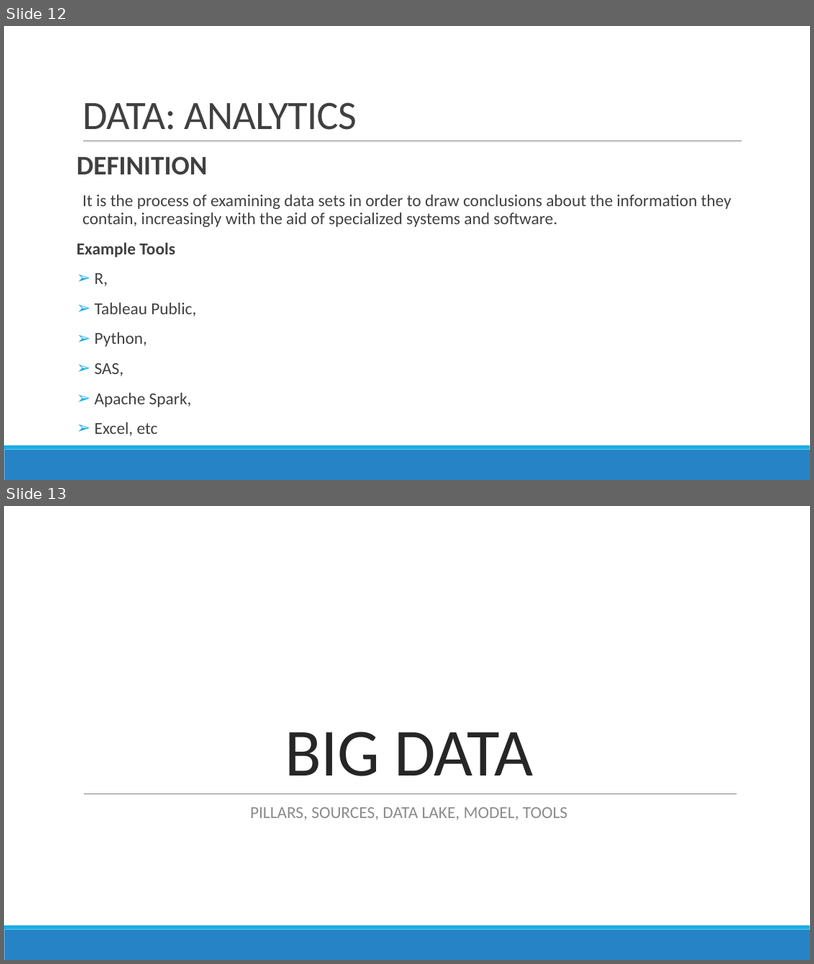
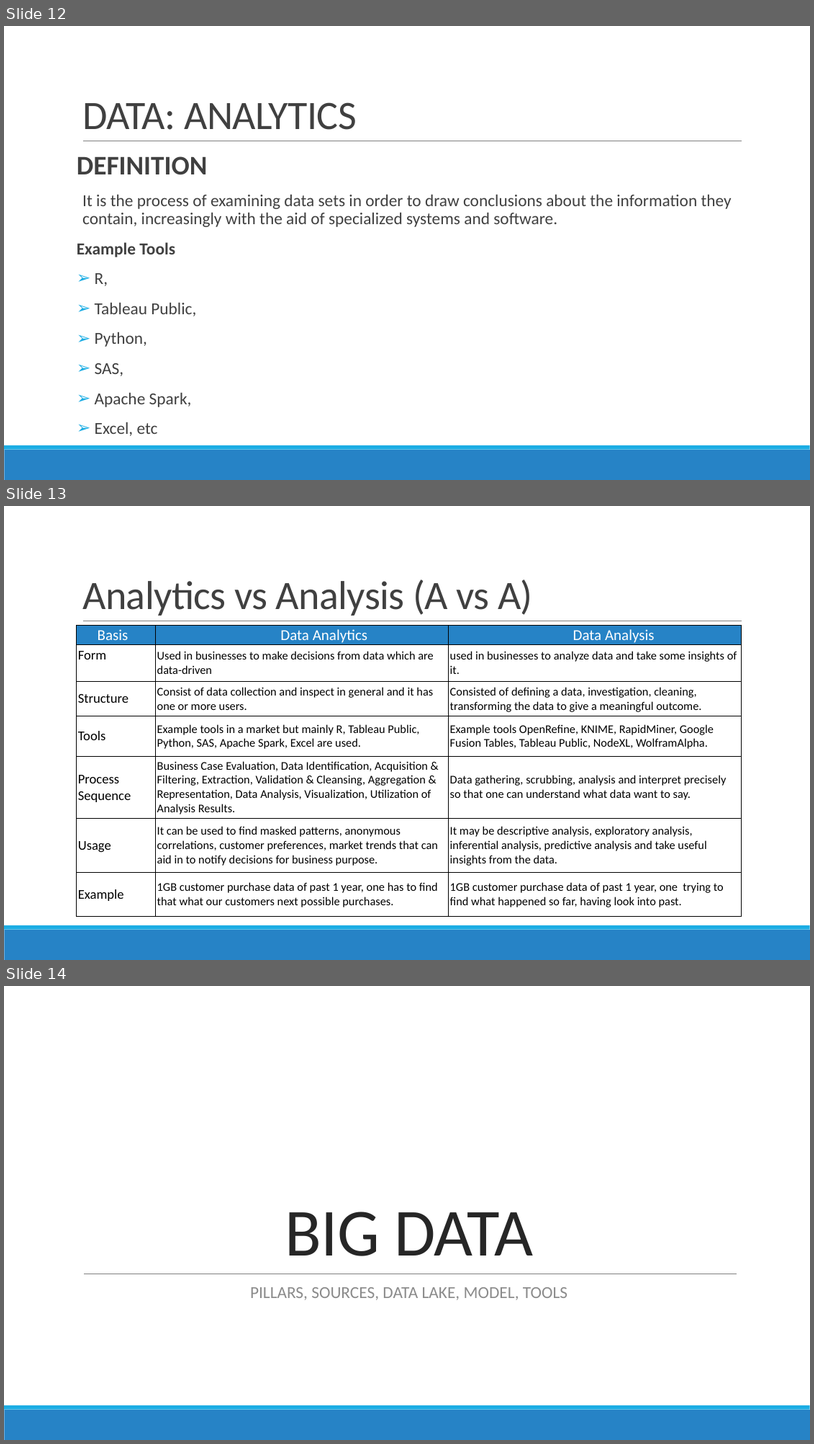
Before and after one commit to DistributedSystems-Fall2018-NEDUET/project-dist_sys, a slide deck: Project Interim Submission/Generic DS Framework.pptx. Shown one above the other, each under a label of ours: slides 12 and 13 before the commit, slides 12, 13 and 14 after it. The pictures are 814x964 and 814x1444 pixels, drawn with LibreOffice and Linux fonts; fonts in the diff are those of the drawing. Boxes give left, top, right and bottom in pixels: in the first picture for what was removed or moved away, otherwise in the second. Text is boxed around its words. In the diff, an @@ line names an element or a change of style, - is before the commit and + after.

Commit message:
added A vs A slide
Added: A vs A slide and its content

```diff
--- a/Project Interim Submission/Generic DS Framework.pptx
+++ b/Project Interim Submission/Generic DS Framework.pptx
@@ slide 13 added at (x1=4, y1=506, x2=810, y2=960), background #FFFFFF; not listed: 3 template elements that a slide beside it also shows @@
@@ title added at (x1=82, y1=579, x2=533, y2=615), 48 pt, text #404040 @@
+Analytics vs Analysis (A vs A)
@@ table added at (x1=77, y1=626, x2=743, y2=916), 7 rows, 3 columns @@
+Basis | Data Analytics | Data Analysis
+Form | Used in businesses to make decisions from data which are data-driven | used in businesses to analyze data and take some insights of it.
+Structure | Consist of data collection and inspect in general and it has one or more users. | Consisted of defining a data, investigation, cleaning, transforming the data to give a meaningful outcome.
+Tools | Example tools in a market but mainly R, Tableau Public, Python, SAS, Apache Spark, Excel are used. | Example tools OpenRefine, KNIME, RapidMiner, Google Fusion Tables, Tableau Public, NodeXL, WolframAlpha.
+Process Sequence | Business Case Evaluation, Data Identification, Acquisition & Filtering, Extraction, Validation & Cleansing, Aggregation & Representation, Data Analysis, Visualization, Utilization of Analysis Results. | Data gathering, scrubbing, analysis and interpret precisely so that one can understand what data want to say.
+Usage | It can be used to find masked patterns, anonymous correlations, customer preferences, market trends that can aid in to notify decisions for business purpose. | It may be descriptive analysis, exploratory analysis, inferential analysis, predictive analysis and take useful insights from the data.
+Example | 1GB customer purchase data of past 1 year, one has to find that what our customers next possible purchases. | 1GB customer purchase data of past 1 year, one trying to find what happened so far, having look into past.
@@ what was slide 13 is now slide 14 @@
```
